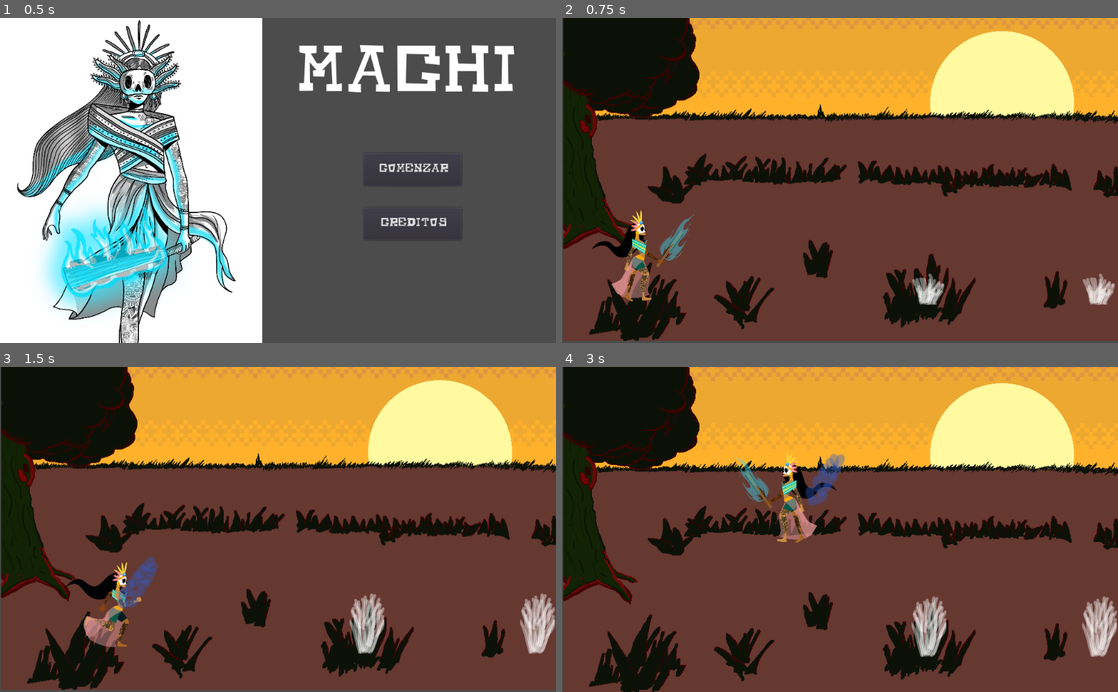
Above: before the commit, frames 1-4 (two rows, left to right).
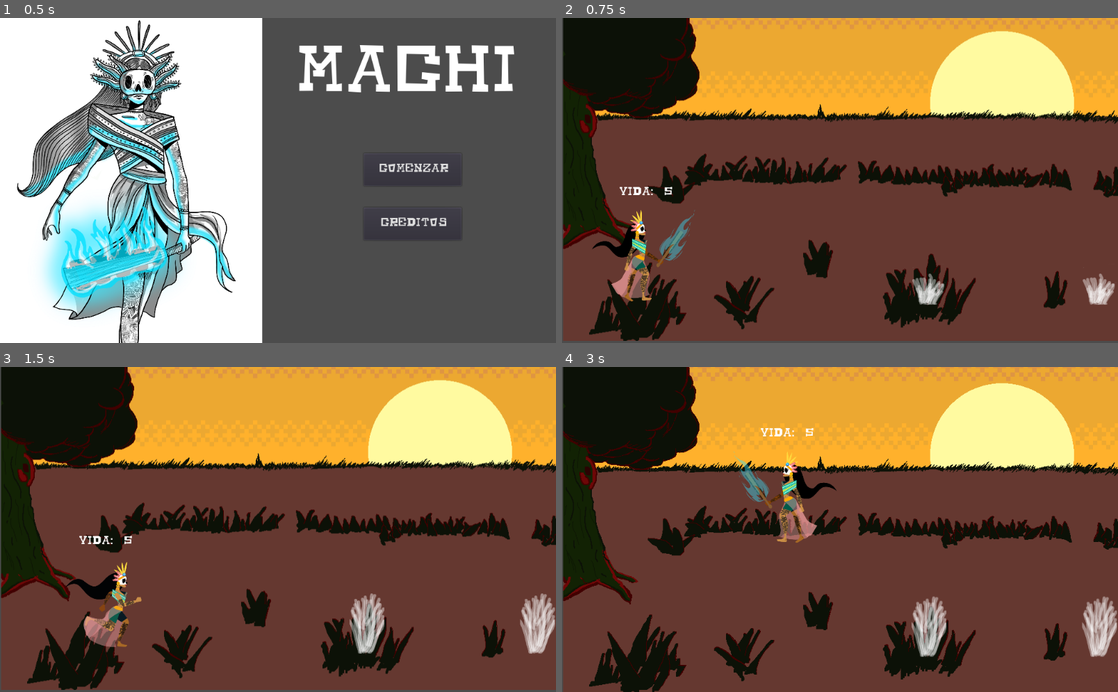
Above: after the commit, the same moments.

Repository: Delta-k/GameJam2021
Game: Godot game, scene res://Niveles/MenúScene.tscn
Two runs of this game, one before a commit and one after it. Both use one fixed random seed, a clock stepped at 60 frames per second and the inputs below.
Inputs (mouse positions are in pixels of both pictures, inside the frame that each line leads up to):
- Up to frame 1 (0.5 s): no input
- Up to frame 2 (0.75 s): click "Comenzar" at 0.5 s
- Up to frame 3 (1.5 s): move the mouse to (400, 513) at 1.27 s; press the mouse at (400, 513) at 1.28 s; hold Right (right) from 1.28 s (still down)
- Up to frame 4 (3 s): tap Space (jump) at 1.52, 1.55, 1.82, 2.1, 2.27, 2.57 s; move the mouse to (728, 545) at 2.02 s; release the mouse at (728, 545) at 2.03 s; click (728, 545) at 2.3 s; move the mouse to (895, 458) at 2.77 s; release Right (right) at 2.78 s; press the mouse at (895, 458) at 2.78 s; hold A (left) from 2.78 s (still down)

Frame 1 is identical in both runs. In frame 2, 0.1% of the frame differs, in the area x 10-20%, y 51-55%; in frame 3, 0.7%; in frame 4, 0.7%, in the area x 35-51%, y 18-43%.

Commit message:
Contador de vida

Diff:
--- a/Objects/Janequeo/JanequeoScript.gd
+++ b/Objects/Janequeo/JanequeoScript.gd
@@ -14,15 +14,6 @@
 		if not $AudioStreamPlayer2D.playing:
 			$AudioStreamPlayer2D.play()
 		$Sprite.flip_h = false
-		get_child(4).get_child(0).visible = false
-		get_child(4).get_child(1).visible = false
-
-		if get_child(4).get_child(1).transform.get_rotation() < 0:
-			get_child(4).get_child(1).transform.rotated(deg2rad(90))
-			get_child(4).get_child(1).transform.x = get_child(4).get_child(0).transform.x * -1
-
-			get_child(4).get_child(0).transform.rotated(deg2rad(90))  #rotated(Vector2(1,0),deg2rad(-33))
-			get_child(4).get_child(0).transform.x = get_child(4).get_child(0).transform.x* -1
 
 	elif Input.is_action_pressed("left"): #Si precionamos las teclas correspondientes a "right".
 		velocity.x = -speed
@@ -30,21 +21,10 @@
 		if not $AudioStreamPlayer2D.playing:
 			$AudioStreamPlayer2D.play()
 		$Sprite.flip_h = true
-		get_child(4).get_child(0).visible = false
-		get_child(4).get_child(1).visible = false
-
-		if get_child(4).get_child(1).transform.get_rotation() > 0:
-			get_child(4).get_child(1).transform.rotated(deg2rad(-90))
-			get_child(4).get_child(1).transform.x =get_child(4).get_child(1).transform.x * -1
-
-			get_child(4).get_child(0).transform.rotated(deg2rad(-90))
-			get_child(4).get_child(0).transform.x = get_child(4).get_child(0).transform.x * -1
 
 	else:
 		$Sprite.play("Idle")
 		$AudioStreamPlayer2D.stop()
-		get_child(4).get_child(0).visible = false
-		get_child(4).get_child(1).visible = false
 
 	if not is_on_floor():
 		$Sprite.play("Jump")
@@ -56,17 +36,9 @@
 		velocity.y = jumpForce
 		$Sprite.play("Jump")
 		$AudioStreamPlayer2D.stop()
-		get_child(4).get_child(0).visible = false
-		get_child(4).get_child(1).visible = false
 
 	if Input.is_action_pressed("exit"):
 		get_tree().change_scene("res://Niveles/MenúScene.tscn")
-
-	if Input.is_action_pressed("attack"):
-		$AudioStreamPlayer2D.stop()
-		get_child(4).get_child(0).visible = true
-		get_child(4).get_child(1).visible = true
-		get_child(4).get_child(1).play("default")
 
 	velocity = move_and_slide(velocity, Vector2.UP) #Movemos al personaje.
 	#Igualar velocity al movimiento impide que el objeto se siga acelerando por la "gravedad".
@@ -74,8 +46,7 @@
 
 func Damage():
 	hp -= 1
-	print(hp)
-	print("Daño")
+	get_node("Camera2D").get_node("Label").text = "Vida: " + String(hp)
 	if hp <= 0:
 		hp = 5
 		get_tree().reload_current_scene()
--- a/Objects/Janequeo/ObjJanequeo.tscn
+++ b/Objects/Janequeo/ObjJanequeo.tscn
@@ -16,8 +16,7 @@
 [ext_resource path="res://Images/Janequeo/animacion_brinco/8a .png" type="Texture" id=14]
 [ext_resource path="res://Images/Janequeo/animacion_correr/1.png" type="Texture" id=15]
 [ext_resource path="res://Images/Janequeo/animacion_brinco/3a .png" type="Texture" id=16]
-[ext_resource path="res://Images/Janequeo/animacion_espada/1.png" type="Texture" id=17]
-[ext_resource path="res://Images/Janequeo/animacion_espada/2.png" type="Texture" id=18]
+[ext_resource path="res://Fonts/Mucho_Power.otf" type="DynamicFontData" id=17]
 [ext_resource path="res://Audio/Dried grass.wav" type="AudioStream" id=19]
 
 [sub_resource type="SpriteFrames" id=1]
@@ -42,17 +41,8 @@
 radius = 486.985
 height = 844.56
 
-[sub_resource type="CapsuleShape2D" id=3]
-radius = 13.5817
-height = 77.9411
-
-[sub_resource type="SpriteFrames" id=4]
-animations = [ {
-"frames": [ ExtResource( 17 ), ExtResource( 18 ) ],
-"loop": true,
-"name": "default",
-"speed": 24.0
-} ]
+[sub_resource type="DynamicFont" id=3]
+font_data = ExtResource( 17 )
 
 [node name="ObjJanequeo" type="KinematicBody2D"]
 collision_mask = 2147483655
@@ -75,24 +65,20 @@
 drag_margin_h_enabled = true
 drag_margin_v_enabled = true
 
+[node name="Label" type="Label" parent="Camera2D"]
+margin_left = -47.622
+margin_top = -125.405
+margin_right = 53.378
+margin_bottom = -108.405
+custom_fonts/font = SubResource( 3 )
+text = "Vida: 5"
+__meta__ = {
+"_edit_use_anchors_": false
+}
+
 [node name="AudioStreamPlayer2D" type="AudioStreamPlayer2D" parent="."]
 stream = ExtResource( 19 )
 volume_db = 10.0
 __meta__ = {
 "_edit_group_": true
 }
-
-[node name="Espada" type="Area2D" parent="."]
-collision_layer = 8
-collision_mask = 2147483654
-
-[node name="CollisionShape2D" type="CollisionShape2D" parent="Espada"]
-position = Vector2( 66, -40 )
-rotation = 0.575959
-shape = SubResource( 3 )
-
-[node name="AnimatedSprite" type="AnimatedSprite" parent="Espada"]
-position = Vector2( 72, -40 )
-rotation = 0.575959
-frames = SubResource( 4 )
-frame = 1
Not shown: 1 places in Objects/Janequeo/ObjJanequeo.tscn that only renumber resources
Not shown, added: Machi.exe
Not shown, added: Machi.pck
